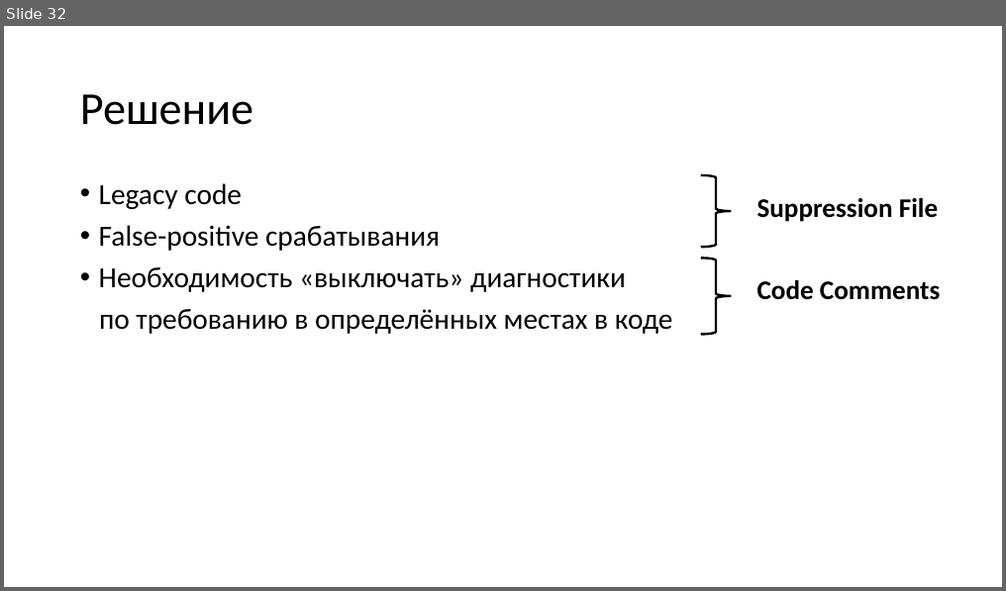
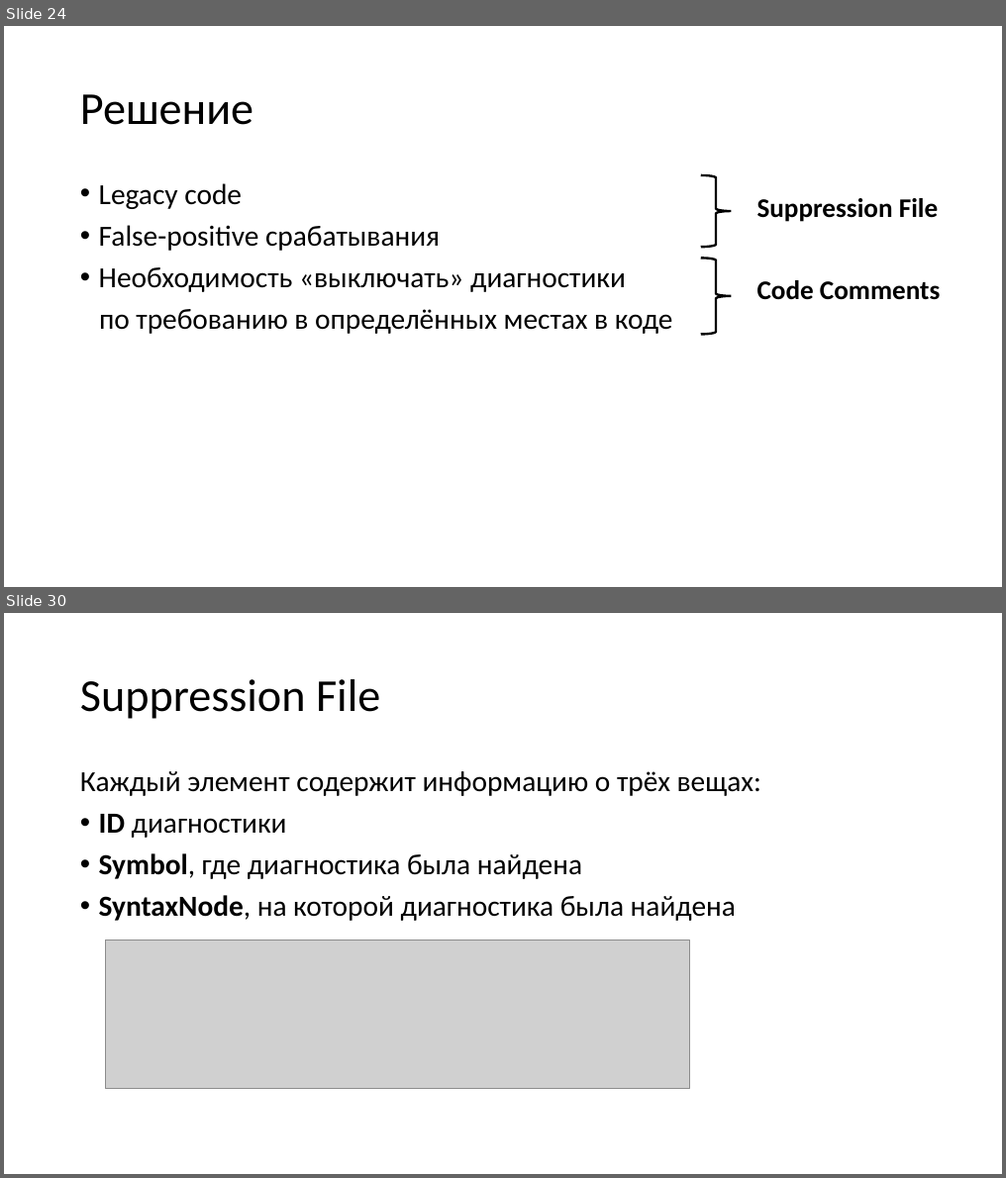
Before and after one commit to dropsonic/dotNext2019_slides, a slide deck: Roslyn - mastering static code analysis.pptx. Shown one above the other, each under a label of ours: slide 32 before the commit, slides 24 and 30 after it; the slides between them are not shown. The pictures are 1006x591 and 1006x1178 pixels, drawn with LibreOffice and Linux fonts; fonts in the diff are those of the drawing; grey boxes stand for pictures. Boxes give left, top, right and bottom in pixels: in the first picture for what was removed or moved away, otherwise in the second. Text is boxed around its words. In the diff, an @@ line names an element or a change of style, - is before the commit and + after.

```diff
--- a/Roslyn - mastering static code analysis.pptx
+++ b/Roslyn - mastering static code analysis.pptx
@@ slide 30 added at [4, 613, 1002, 1174], background #FFFFFF @@
@@ title added at [80, 679, 380, 719], 44 pt, text #000000 @@
+Suppression File
@@ text added at [80, 771, 761, 921], 28 pt, text #000000 @@
+Каждый элемент содержит информацию о трёх вещах:
+• ID диагностики
+• Symbol, где диагностика была найдена
+• SyntaxNode, на которой диагностика была найдена
@@ picture added at [105, 941, 689, 1089] @@
@@ what was slide 32 is now slide 24 @@
```
Also in this commit, not shown: 10 slides changed, 17 other slides added, 8 slides removed, 3 other files.
